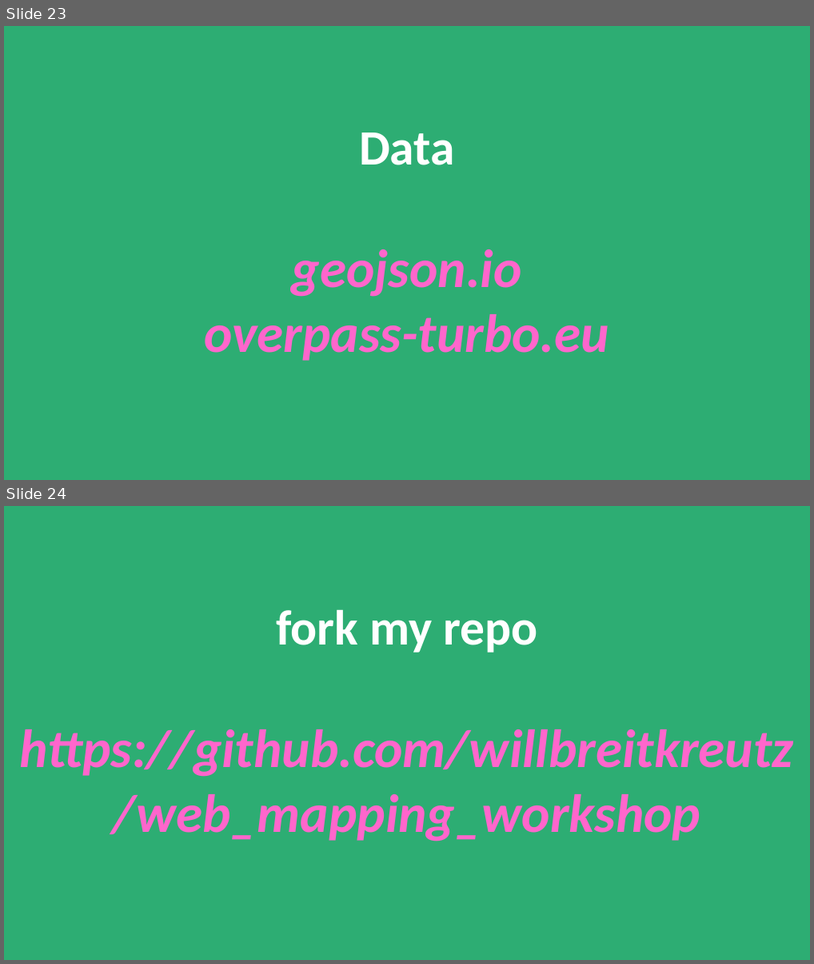
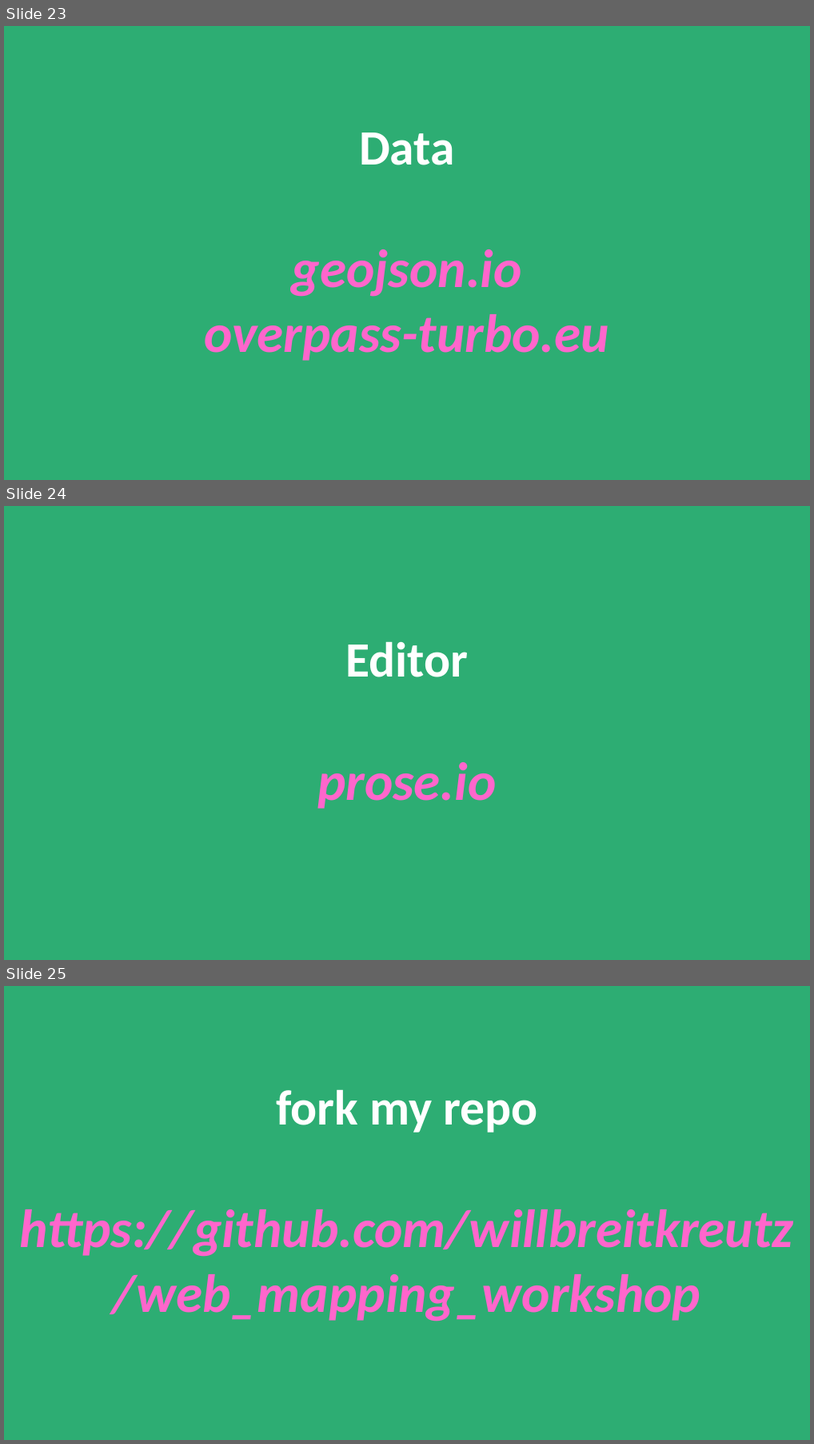
Before and after one commit to willbreitkreutz/web_mapping_workshop, a slide deck: presentation/Introduction to Web Mapping.pptx. Shown one above the other, each under a label of ours: slides 23 and 24 before the commit, slides 23, 24 and 25 after it. The pictures are 814x964 and 814x1444 pixels, drawn with LibreOffice and Linux fonts; fonts in the diff are those of the drawing. Boxes give left, top, right and bottom in pixels: in the first picture for what was removed or moved away, otherwise in the second. Text is boxed around its words. In the diff, an @@ line names an element or a change of style, - is before the commit and + after.

Commit message:
update presentation

```diff
--- a/presentation/Introduction to Web Mapping.pptx
+++ b/presentation/Introduction to Web Mapping.pptx
@@ slide 24 added at box(4, 506, 810, 960), background #2DAD73 @@
@@ title added at box(318, 641, 497, 808), 48 pt, text #FF66CC, bold, italic @@
+Editor
+prose.io
@@ what was slide 24 is now slide 25 @@
```
Also in this commit, not shown: 1 other slide added, 1 slide removed.
